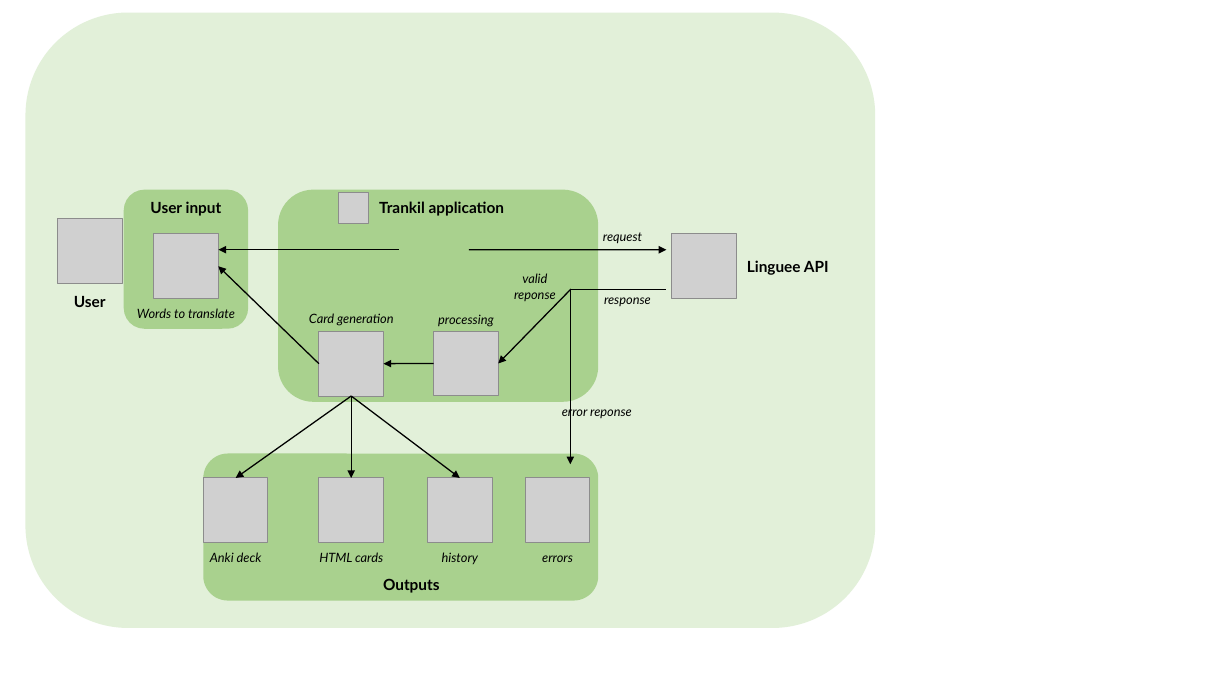
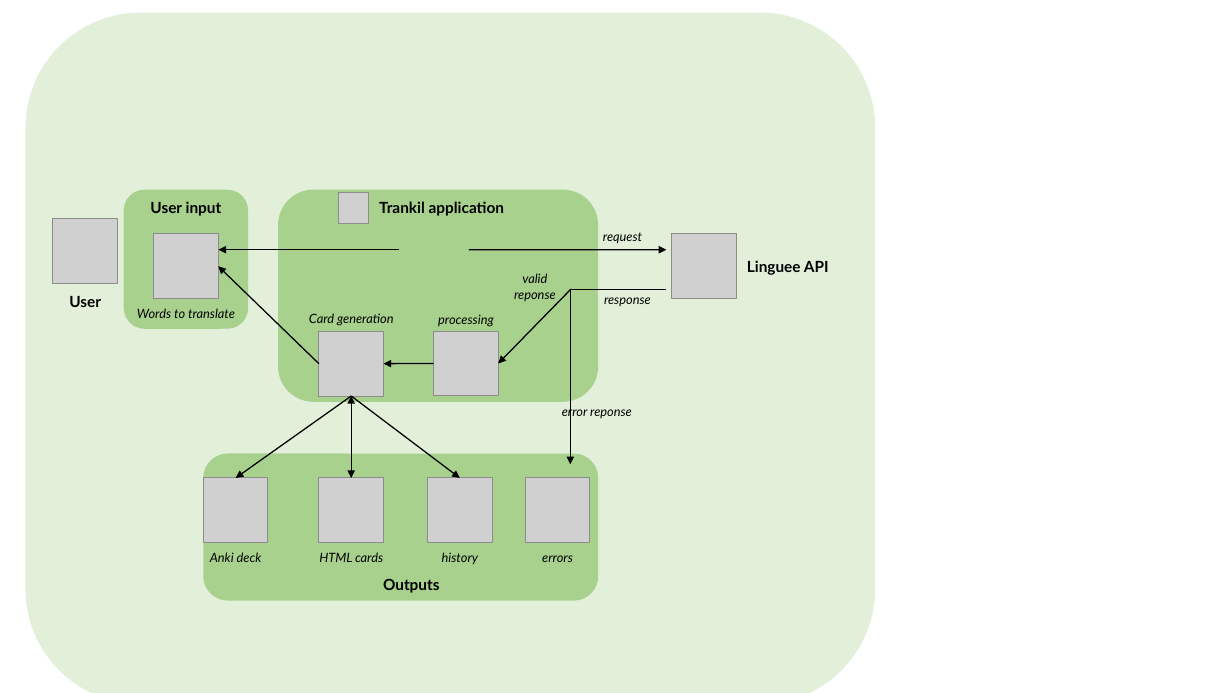
Before and after one commit to adriencrtr/trankil, a slide deck: slide 1 of doc/trankil_schema.pptx. Drawn at 1232x693 pixels with LibreOffice and Linux fonts; fonts in the diff are those of the drawing; grey boxes stand for pictures. Boxes give left, top, right and bottom in pixels: in the first picture for what was removed or moved away, otherwise in the second. Text is boxed around its words. In the diff, an @@ line names an element or a change of style, - is before the commit and + after.

```diff
--- a/doc/trankil_schema.pptx
+++ b/doc/trankil_schema.pptx
@@ rounded rectangle resized from (x1=26, y1=13, x2=876, y2=628) to (x1=26, y1=13, x2=876, y2=693) @@
@@ picture moved from (x1=57, y1=219, x2=122, y2=284) to (x1=53, y1=219, x2=117, y2=284) @@
@@ text "User" moved from (x1=74, y1=296, x2=106, y2=307) to (x1=69, y1=296, x2=101, y2=307) @@
@@ arrow (351, 396) - (351, 478): arrow to double arrow @@
```
Also in this commit, not shown: 1 slide added, 1 other file.
